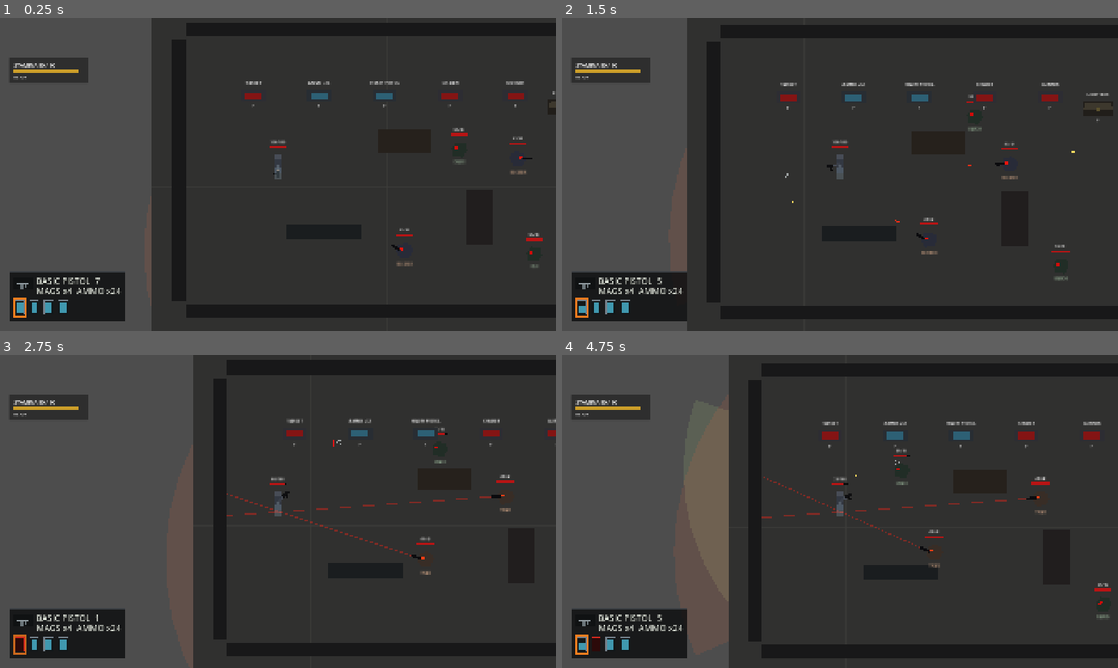
Above: before the commit, frames 1-4 (two rows, left to right).
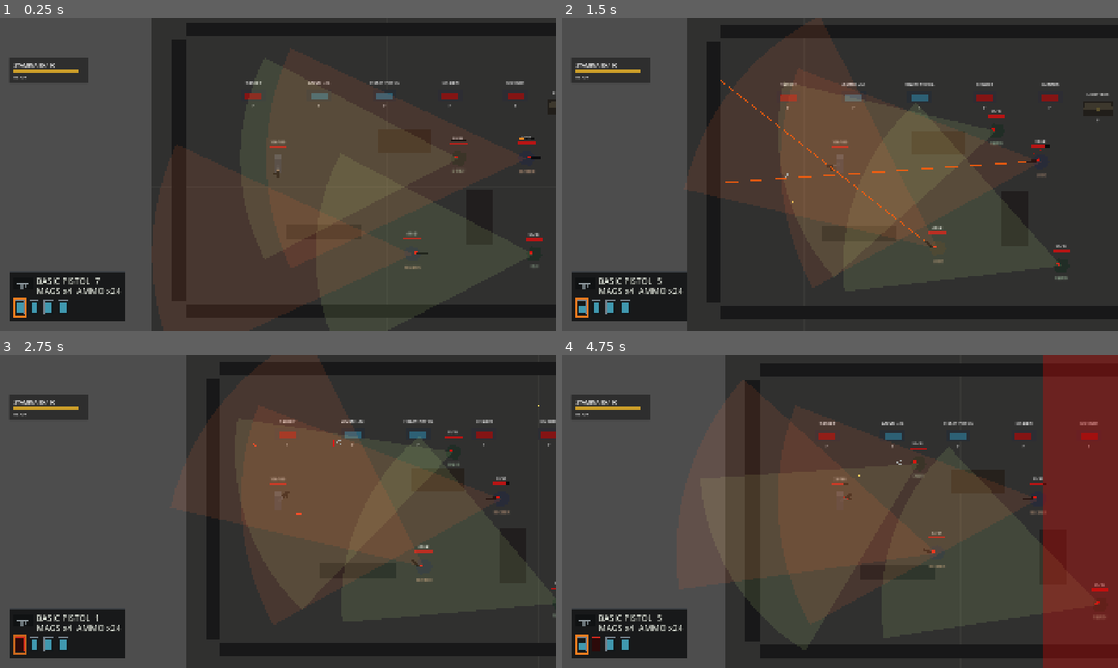
Above: after the commit, the same moments.

Repository: YuiTatsuki1011/projekt-black
Game: Godot game, scene res://scenes/levels/top_down_test_level.tscn
Two runs of this game, one before a commit and one after it. Both use one fixed random seed, a clock stepped at 60 frames per second and the inputs below.
Inputs (mouse positions are in pixels of both pictures, inside the frame that each line leads up to):
- Up to frame 1 (0.25 s): no input
- Up to frame 2 (1.5 s): tap Enter at 0.5 s; move the mouse to (962, 158) at 0.52 s; hold D (move_right) 0.53-1.25 s; hold C (crouch) 0.53-1.25 s; click (962, 158) at 0.67 s; tap W (move_up) at 0.77 s; drag from (728, 190) to (984, 118) at 1.27 s
- Up to frame 3 (2.75 s): move the mouse to (333, 442) at 2.02 s; press the mouse at (333, 442) at 2.03 s; hold A (move_left) from 2.03 s (still down)
- Up to frame 4 (4.75 s): release A (move_left) at 2.75 s; release the mouse at (895, 442) at 2.75 s; drag from (812, 574) to (856, 433) at 2.77 s; move the mouse to (1006, 558) at 3.52 s; hold D (move_right) 3.53-4.25 s; hold Right mouse button (sub_weapon_aim) 3.53-4.25 s; tap W (move_up) at 3.77 s; drag from (673, 464) to (912, 461) at 4.27 s

The runs differ from the first frame. In frame 1, 19% of the frame differs, in the area x 30-98%, y 16-96%; in frame 2, 18%; in frame 3, 21%; in frame 4, 32%, in the area x 21-100%, y 0-100%.

Commit message:
Add enemy detection buildup

Diff:
--- a/scripts/enemies/player_sighting_marker.gd
+++ b/scripts/enemies/player_sighting_marker.gd
@@ -28,6 +28,11 @@
 	visible = true
 
 
+func hide_sighting() -> void:
+	_hide_timer = 0.0
+	visible = false
+
+
 func _build_visual() -> void:
 	if get_child_count() > 0:
 		return
--- a/scripts/enemies/top_down_chaser_enemy.gd
+++ b/scripts/enemies/top_down_chaser_enemy.gd
@@ -26,8 +26,10 @@
 @export_flags_2d_physics var line_of_sight_blocker_mask: int = 1
 @export var use_navigation: bool = true
 @export var debug_state_visible: bool = true
-@export var view_angle_degrees: float = 105.0
+@export var view_angle_degrees: float = 55.0
 @export var close_detection_range: float = 42.0
+@export var detection_time: float = 0.75
+@export var detection_decay_time: float = 0.6
 @export var shared_alert_range: float = 360.0
 @export var alert_share_delay: float = 0.45
 @export var investigation_time: float = 1.2
@@ -67,8 +69,11 @@
 var _has_shared_current_sighting: bool = false
 var _is_investigating_last_seen: bool = false
 var _investigation_timer: float = 0.0
+var _detection_progress: float = 0.0
 var _debug_label: Label
 var _vision_cone: Polygon2D
+var _detection_bar_root: Node2D
+var _detection_bar_fill: Line2D
 
 
 func _ready() -> void:
@@ -80,6 +85,7 @@
 	_configure_navigation_agent()
 	_configure_debug_label()
 	_configure_vision_cone()
+	_configure_detection_bar()
 	health.damaged.connect(_on_damaged)
 	health.died.connect(_on_died)
 
@@ -100,6 +106,7 @@
 	_update_velocity()
 	_update_debug_label()
 	_update_debug_vision()
+	_update_detection_bar()
 	_knockback_velocity = _knockback_velocity.move_toward(Vector2.ZERO, knockback_recovery * delta)
 	move_and_slide()
 	_apply_target_separation(delta)
@@ -174,9 +181,32 @@
 
 	_vision_cone = Polygon2D.new()
 	_vision_cone.name = "DebugVisionCone"
-	_vision_cone.z_index = -1
+	_vision_cone.z_index = 1
 	_vision_cone.color = Color(0.8, 0.95, 0.55, 0.12)
 	add_child(_vision_cone)
+
+
+func _configure_detection_bar() -> void:
+	_detection_bar_root = Node2D.new()
+	_detection_bar_root.name = "DetectionBar"
+	_detection_bar_root.position = Vector2(-18.0, -45.0)
+	_detection_bar_root.z_index = 24
+	_detection_bar_root.visible = false
+	add_child(_detection_bar_root)
+
+	var background := Line2D.new()
+	background.name = "Background"
+	background.points = PackedVector2Array([Vector2.ZERO, Vector2(36.0, 0.0)])
+	background.width = 4.0
+	background.default_color = Color(0.02, 0.02, 0.02, 0.78)
+	_detection_bar_root.add_child(background)
+
+	_detection_bar_fill = Line2D.new()
+	_detection_bar_fill.name = "Fill"
+	_detection_bar_fill.points = PackedVector2Array([Vector2.ZERO, Vector2.ZERO])
+	_detection_bar_fill.width = 3.0
+	_detection_bar_fill.default_color = Color(1.0, 0.75, 0.16, 0.95)
+	_detection_bar_root.add_child(_detection_bar_fill)
 
 
 func _get_navigation_direction_to(target_position: Vector2, fallback_direction: Vector2) -> Vector2:
@@ -262,7 +292,13 @@
 		_clear_target_awareness()
 		return
 
-	if _is_target_visible():
+	if _can_see_target():
+		_hide_last_seen_marker()
+		if not _has_last_seen_target:
+			_detection_progress = minf(1.0, _detection_progress + delta / maxf(detection_time, 0.01))
+			if _detection_progress < 1.0:
+				return
+
 		_remember_target_position(_target.global_position, true)
 		_direct_sighting_share_timer += delta
 		if _direct_sighting_share_timer >= alert_share_delay and not _has_shared_current_sighting:
@@ -272,8 +308,10 @@
 	_direct_sighting_share_timer = 0.0
 	_has_shared_current_sighting = false
 	if not _has_last_seen_target:
-		return
-
+		_detection_progress = maxf(0.0, _detection_progress - delta / maxf(detection_decay_time, 0.01))
+		return
+
+	_show_last_seen_marker_if_all_targets_lost(_last_seen_target_position)
 	if global_position.distance_squared_to(_last_seen_target_position) <= 24.0 * 24.0:
 		if not _is_investigating_last_seen:
 			_is_investigating_last_seen = true
@@ -296,6 +334,8 @@
 		return "RECOVER"
 	if _is_target_visible():
 		return "CHASE"
+	if _can_see_target() and not _has_last_seen_target:
+		return "DETECT"
 	if _is_investigating_last_seen:
 		return "INVEST"
 	if _has_last_seen_target:
@@ -318,7 +358,19 @@
 	_remember_target_position(sighting_position, false)
 
 
+func has_direct_target_sighting() -> bool:
+	return not _is_dead and _can_see_target()
+
+
+func has_active_player_sighting() -> bool:
+	return not _is_dead and _has_last_seen_target
+
+
 func _is_target_visible() -> bool:
+	return _has_last_seen_target and _can_see_target()
+
+
+func _can_see_target() -> bool:
 	if _target == null or not is_instance_valid(_target):
 		return false
 	if global_position.distance_squared_to(_target.global_position) > aggro_range * aggro_range:
@@ -367,13 +419,13 @@
 	_is_investigating_last_seen = false
 	_investigation_timer = 0.0
 	if is_direct_sighting and debug_last_seen_marker_visible:
-		_show_last_seen_marker(target_position)
+		_hide_last_seen_marker()
 
 
 func _share_player_sighting(sighting_position: Vector2) -> void:
 	_has_shared_current_sighting = true
 	if debug_last_seen_marker_visible:
-		_show_last_seen_marker(sighting_position)
+		_show_last_seen_marker_if_all_targets_lost(sighting_position)
 
 	for enemy in get_tree().get_nodes_in_group(TOP_DOWN_ENEMY_GROUP):
 		if enemy == self or not is_instance_valid(enemy):
@@ -395,6 +447,8 @@
 	_has_shared_current_sighting = false
 	_is_investigating_last_seen = false
 	_investigation_timer = 0.0
+	_detection_progress = 0.0
+	_hide_last_seen_marker_if_no_active_sightings()
 
 
 func _show_last_seen_marker(marker_position: Vector2) -> void:
@@ -411,6 +465,49 @@
 
 	if marker.has_method("show_sighting"):
 		marker.call("show_sighting", marker_position)
+
+
+func _show_last_seen_marker_if_all_targets_lost(marker_position: Vector2) -> void:
+	if not debug_last_seen_marker_visible:
+		return
+	if _has_any_direct_target_sighting():
+		_hide_last_seen_marker()
+		return
+
+	_show_last_seen_marker(marker_position)
+
+
+func _hide_last_seen_marker() -> void:
+	var marker_parent := get_tree().current_scene
+	if marker_parent == null:
+		marker_parent = get_tree().root
+
+	var marker := marker_parent.get_node_or_null(LAST_SEEN_MARKER_NAME)
+	if marker != null and marker.has_method("hide_sighting"):
+		marker.call("hide_sighting")
+
+
+func _hide_last_seen_marker_if_no_active_sightings() -> void:
+	if _has_any_active_player_sighting():
+		return
+
+	_hide_last_seen_marker()
+
+
+func _has_any_direct_target_sighting() -> bool:
+	for enemy in get_tree().get_nodes_in_group(TOP_DOWN_ENEMY_GROUP):
+		if enemy != null and is_instance_valid(enemy) and enemy.has_method("has_direct_target_sighting"):
+			if bool(enemy.call("has_direct_target_sighting")):
+				return true
+	return false
+
+
+func _has_any_active_player_sighting() -> bool:
+	for enemy in get_tree().get_nodes_in_group(TOP_DOWN_ENEMY_GROUP):
+		if enemy != null and is_instance_valid(enemy) and enemy.has_method("has_active_player_sighting"):
+			if bool(enemy.call("has_active_player_sighting")):
+				return true
+	return false
 
 
 func _enter_active_attack() -> void:
@@ -487,6 +584,23 @@
 		var angle := -half_angle + half_angle * 2.0 * ratio
 		points.append(_facing_direction.normalized().rotated(angle) * aggro_range)
 	_vision_cone.polygon = points
+
+
+func _update_detection_bar() -> void:
+	if _detection_bar_root == null or _detection_bar_fill == null:
+		return
+
+	var should_show := _detection_progress > 0.01 and not _has_last_seen_target
+	_detection_bar_root.visible = should_show
+	if not should_show:
+		return
+
+	var fill_end := Vector2(36.0 * clampf(_detection_progress, 0.0, 1.0), 0.0)
+	_detection_bar_fill.points = PackedVector2Array([Vector2.ZERO, fill_end])
+	_detection_bar_fill.default_color = Color(1.0, 0.75, 0.16, 0.95).lerp(
+		Color(1.0, 0.15, 0.08, 0.98),
+		_detection_progress
+	)
 
 
 func _pulse_windup() -> void:
--- a/scripts/enemies/top_down_ranged_enemy.gd
+++ b/scripts/enemies/top_down_ranged_enemy.gd
@@ -30,8 +30,10 @@
 @export_flags_2d_physics var line_of_sight_blocker_mask: int = 1
 @export var use_navigation: bool = true
 @export var debug_state_visible: bool = true
-@export var view_angle_degrees: float = 95.0
+@export var view_angle_degrees: float = 50.0
 @export var close_detection_range: float = 42.0
+@export var detection_time: float = 0.8
+@export var detection_decay_time: float = 0.65
 @export var shared_alert_range: float = 380.0
 @export var alert_share_delay: float = 0.35
 @export var investigation_time: float = 1.35
@@ -69,8 +71,11 @@
 var _has_shared_current_sighting: bool = false
 var _is_investigating_last_seen: bool = false
 var _investigation_timer: float = 0.0
+var _detection_progress: float = 0.0
 var _debug_label: Label
 var _vision_cone: Polygon2D
+var _detection_bar_root: Node2D
+var _detection_bar_fill: Line2D
 
 
 func _ready() -> void:
@@ -81,6 +86,7 @@
 	_configure_navigation_agent()
 	_configure_debug_label()
 	_configure_vision_cone()
+	_configure_detection_bar()
 	health.damaged.connect(_on_damaged)
 	health.died.connect(_on_died)
 	_shot_timer = initial_shot_delay
@@ -103,6 +109,7 @@
 	_update_velocity()
 	_update_debug_label()
 	_update_debug_vision()
+	_update_detection_bar()
 	_knockback_velocity = _knockback_velocity.move_toward(Vector2.ZERO, knockback_recovery * delta)
 	move_and_slide()
 
@@ -179,9 +186,32 @@
 
 	_vision_cone = Polygon2D.new()
 	_vision_cone.name = "DebugVisionCone"
-	_vision_cone.z_index = -1
+	_vision_cone.z_index = 1
 	_vision_cone.color = Color(1.0, 0.42, 0.22, 0.12)
 	add_child(_vision_cone)
+
+
+func _configure_detection_bar() -> void:
+	_detection_bar_root = Node2D.new()
+	_detection_bar_root.name = "DetectionBar"
+	_detection_bar_root.position = Vector2(-18.0, -48.0)
+	_detection_bar_root.z_index = 24
+	_detection_bar_root.visible = false
+	add_child(_detection_bar_root)
+
+	var background := Line2D.new()
+	background.name = "Background"
+	background.points = PackedVector2Array([Vector2.ZERO, Vector2(36.0, 0.0)])
+	background.width = 4.0
+	background.default_color = Color(0.02, 0.02, 0.02, 0.78)
+	_detection_bar_root.add_child(background)
+
+	_detection_bar_fill = Line2D.new()
+	_detection_bar_fill.name = "Fill"
+	_detection_bar_fill.points = PackedVector2Array([Vector2.ZERO, Vector2.ZERO])
+	_detection_bar_fill.width = 3.0
+	_detection_bar_fill.default_color = Color(1.0, 0.75, 0.16, 0.95)
+	_detection_bar_root.add_child(_detection_bar_fill)
 
 
 func _get_navigation_direction_to(target_position: Vector2, fallback_direction: Vector2) -> Vector2:
@@ -340,7 +370,13 @@
 		_clear_target_awareness()
 		return
 
-	if _is_target_visible():
+	if _can_see_target():
+		_hide_last_seen_marker()
+		if not _has_last_seen_target:
+			_detection_progress = minf(1.0, _detection_progress + delta / maxf(detection_time, 0.01))
+			if _detection_progress < 1.0:
+				return
+
 		_remember_target_position(_target.global_position, true)
 		_direct_sighting_share_timer += delta
 		if _direct_sighting_share_timer >= alert_share_delay and not _has_shared_current_sighting:
@@ -350,8 +386,10 @@
 	_direct_sighting_share_timer = 0.0
 	_has_shared_current_sighting = false
 	if not _has_last_seen_target:
-		return
-
+		_detection_progress = maxf(0.0, _detection_progress - delta / maxf(detection_decay_time, 0.01))
+		return
+
+	_show_last_seen_marker_if_all_targets_lost(_last_seen_target_position)
 	if global_position.distance_squared_to(_last_seen_target_position) <= 24.0 * 24.0:
 		if not _is_investigating_last_seen:
 			_is_investigating_last_seen = true
@@ -378,6 +416,8 @@
 
 	if _is_target_visible():
 		return "READY"
+	if _can_see_target() and not _has_last_seen_target:
+		return "DETECT"
 	if _is_investigating_last_seen:
 		return "INVEST"
 	if _has_last_seen_target:
@@ -400,7 +440,19 @@
 	_remember_target_position(sighting_position, false)
 
 
+func has_direct_target_sighting() -> bool:
+	return not _is_dead and _can_see_target()
+
+
+func has_active_player_sighting() -> bool:
+	return not _is_dead and _has_last_seen_target
+
+
 func _is_target_visible() -> bool:
+	return _has_last_seen_target and _can_see_target()
+
+
+func _can_see_target() -> bool:
 	if _target == null or not is_instance_valid(_target):
 		return false
 	if global_position.distance_squared_to(_target.global_position) > detection_range * detection_range:
@@ -458,13 +510,13 @@
 	_is_investigating_last_seen = false
 	_investigation_timer = 0.0
 	if is_direct_sighting and debug_last_seen_marker_visible:
-		_show_last_seen_marker(target_position)
+		_hide_last_seen_marker()
 
 
 func _share_player_sighting(sighting_position: Vector2) -> void:
 	_has_shared_current_sighting = true
 	if debug_last_seen_marker_visible:
-		_show_last_seen_marker(sighting_position)
+		_show_last_seen_marker_if_all_targets_lost(sighting_position)
 
 	for enemy in get_tree().get_nodes_in_group(TOP_DOWN_ENEMY_GROUP):
 		if enemy == self or not is_instance_valid(enemy):
@@ -486,6 +538,8 @@
 	_has_shared_current_sighting = false
 	_is_investigating_last_seen = false
 	_investigation_timer = 0.0
+	_detection_progress = 0.0
+	_hide_last_seen_marker_if_no_active_sightings()
 
 
 func _show_last_seen_marker(marker_position: Vector2) -> void:
@@ -502,6 +556,49 @@
 
 	if marker.has_method("show_sighting"):
 		marker.call("show_sighting", marker_position)
+
+
+func _show_last_seen_marker_if_all_targets_lost(marker_position: Vector2) -> void:
+	if not debug_last_seen_marker_visible:
+		return
+	if _has_any_direct_target_sighting():
+		_hide_last_seen_marker()
+		return
+
+	_show_last_seen_marker(marker_position)
+
+
+func _hide_last_seen_marker() -> void:
+	var marker_parent := get_tree().current_scene
+	if marker_parent == null:
+		marker_parent = get_tree().root
+
+	var marker := marker_parent.get_node_or_null(LAST_SEEN_MARKER_NAME)
+	if marker != null and marker.has_method("hide_sighting"):
+		marker.call("hide_sighting")
+
+
+func _hide_last_seen_marker_if_no_active_sightings() -> void:
+	if _has_any_active_player_sighting():
+		return
+
+	_hide_last_seen_marker()
+
+
+func _has_any_direct_target_sighting() -> bool:
+	for enemy in get_tree().get_nodes_in_group(TOP_DOWN_ENEMY_GROUP):
+		if enemy != null and is_instance_valid(enemy) and enemy.has_method("has_direct_target_sighting"):
+			if bool(enemy.call("has_direct_target_sighting")):
+				return true
+	return false
+
+
+func _has_any_active_player_sighting() -> bool:
+	for enemy in get_tree().get_nodes_in_group(TOP_DOWN_ENEMY_GROUP):
+		if enemy != null and is_instance_valid(enemy) and enemy.has_method("has_active_player_sighting"):
+			if bool(enemy.call("has_active_player_sighting")):
+				return true
+	return false
 
 
 func _set_telegraph_visible(is_visible: bool) -> void:
@@ -542,6 +639,23 @@
 		var angle := -half_angle + half_angle * 2.0 * ratio
 		points.append(_facing_direction.normalized().rotated(angle) * detection_range)
 	_vision_cone.polygon = points
+
+
+func _update_detection_bar() -> void:
+	if _detection_bar_root == null or _detection_bar_fill == null:
+		return
+
+	var should_show := _detection_progress > 0.01 and not _has_last_seen_target
+	_detection_bar_root.visible = should_show
+	if not should_show:
+		return
+
+	var fill_end := Vector2(36.0 * clampf(_detection_progress, 0.0, 1.0), 0.0)
+	_detection_bar_fill.points = PackedVector2Array([Vector2.ZERO, fill_end])
+	_detection_bar_fill.default_color = Color(1.0, 0.75, 0.16, 0.95).lerp(
+		Color(1.0, 0.15, 0.08, 0.98),
+		_detection_progress
+	)
 
 
 func _get_telegraph_end_position() -> Vector2:
Not shown, added: scripts/enemies/player_sighting_marker.gd.uid
